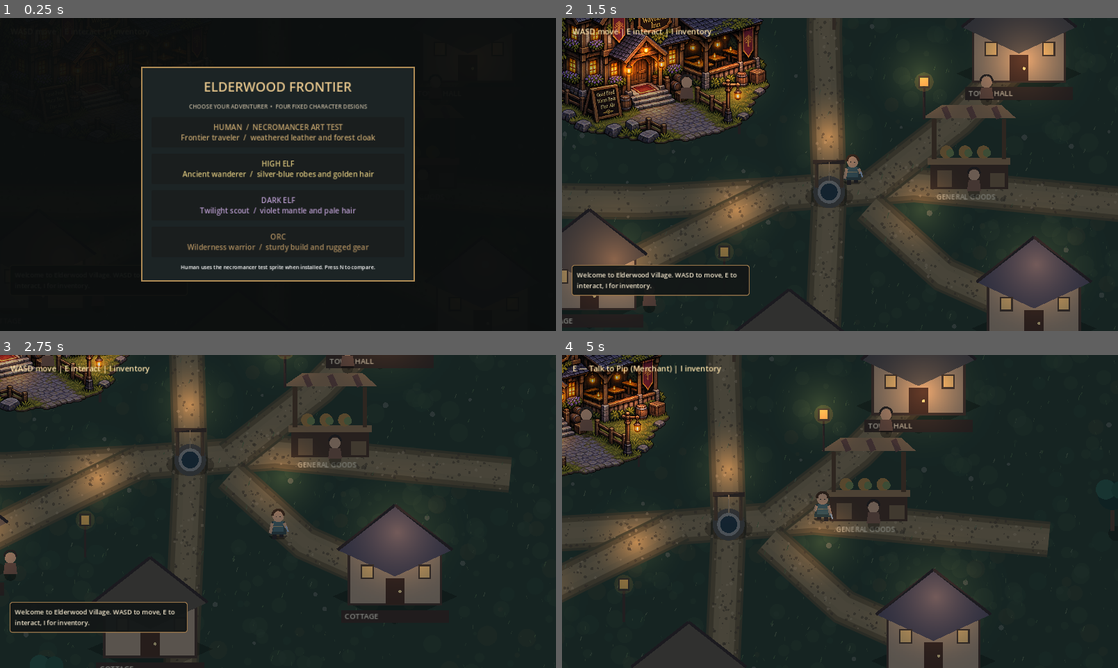
Above: before the commit, frames 1-4 (two rows, left to right).
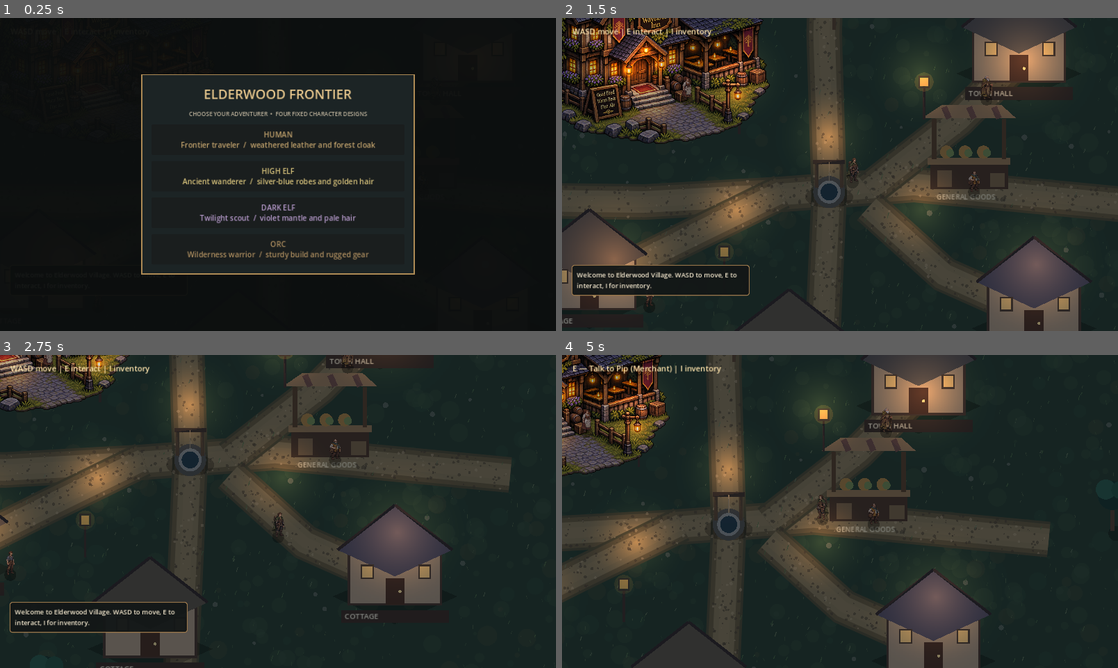
Above: after the commit, the same moments.

Repository: bhubler/elderwood-frontier-pc
Game: Godot game, scene res://scenes/world.tscn
Same seed, same stepped clock (60 frames per second), same inputs: the game is played once before the commit and once after it.
Inputs (mouse positions are in pixels of both pictures, inside the frame that each line leads up to):
- Up to frame 1 (0.25 s): no input
- Up to frame 2 (1.5 s): click (840, 133) at 0.5 s, where only the run before the commit has a clickable "HUMAN / NECROMANCER ART TEST …"; tap Enter at 1.25 s; hold D from 1.28 s (still down); tap N at 1.35 s
- Up to frame 3 (2.75 s): tap Space at 1.52, 2.27 s; release D at 2.03 s; hold S from 2.03 s (still down); tap Shift at 2.1 s
- Up to frame 4 (5 s): release S at 2.78 s; hold D 2.78-3.53 s; tap I at 2.85, 3.5 s; hold W 3.53-4.28 s; tap E at 3.6 s; tap Space at 3.77, 4.52 s; hold A from 4.28 s (still down); tap N at 4.35 s

The runs differ from the first frame. In frame 1, 6.1% of the frame differs, in the area x 25-75%, y 15-85%; in frame 2, 0.6%; in frame 3, 0.5%; in frame 4, 0.6%.

Commit message:
Add Elderwood Art sprites for playable races and villagers

Diff:
--- a/scripts/player.gd
+++ b/scripts/player.gd
@@ -18,6 +18,14 @@
 var attack_bonus := 0
 var defense_bonus := 1
 
+const RACE_ART := {
+    "Human": preload("res://art/characters/original/human.png"),
+    "Dark Elf": preload("res://art/characters/original/dark_elf.png"),
+}
+const RACE_ART_HEIGHT := 50.0
+const RACE_ART_FEET_Y := 18.0
+
+var race_sprite: Sprite2D
 var animated_sprite: Sprite2D
 var necromancer_sprite: Sprite2D
 var necromancer_appearance_enabled: bool = true
@@ -113,6 +121,10 @@
 func _ready() -> void:
     _load_character_animation()
     _load_necromancer_appearance()
+    race_sprite = Sprite2D.new()
+    race_sprite.name = "OriginalRaceArtwork"
+    race_sprite.texture_filter = CanvasItem.TEXTURE_FILTER_NEAREST
+    add_child(race_sprite)
     _refresh_character_appearance()
     _build_race_selection()
 
@@ -136,9 +148,24 @@
     var necromancer_active: bool = necromancer_sprite != null and race == "Human" and necromancer_appearance_enabled
     if necromancer_sprite != null:
         necromancer_sprite.visible = necromancer_active
+    var race_texture: Texture2D = RACE_ART.get(race)
+    race_sprite.texture = race_texture
+    race_sprite.visible = not necromancer_active and race_texture != null
+    if race_sprite.visible:
+        race_sprite.scale = Vector2.ONE * (RACE_ART_HEIGHT / race_texture.get_height())
+        race_sprite.position = Vector2(0, RACE_ART_FEET_Y - RACE_ART_HEIGHT / 2.0)
+        race_sprite.flip_h = facing.x < 0.0
     if animated_sprite != null:
-        animated_sprite.visible = not necromancer_active
+        animated_sprite.visible = not necromancer_active and not race_sprite.visible
     queue_redraw()
+
+func _animate_race_art(moving: bool) -> void:
+    if not race_sprite.visible:
+        return
+    var bob := absf(sin(stride)) * 2.0 if moving else 0.0
+    race_sprite.position.y = RACE_ART_FEET_Y - RACE_ART_HEIGHT / 2.0 - bob
+    if moving and absf(facing.x) > 0.15:
+        race_sprite.flip_h = facing.x < 0.0
 
 func _animate_necromancer(delta: float, moving: bool) -> void:
     if necromancer_sprite == null or not necromancer_sprite.visible:
@@ -209,14 +236,14 @@
     for race_name in RACES:
         var button := Button.new()
         button.custom_minimum_size = Vector2(0, 70)
-        var appearance_note: String = "  /  NECROMANCER ART TEST" if race_name == "Human" else ""
-        button.text = race_name.to_upper() + appearance_note + "\n" + descriptions[race_name]
+        button.text = race_name.to_upper() + "\n" + descriptions[race_name]
         button.add_theme_font_size_override("font_size", 17)
         button.add_theme_color_override("font_color", LOOKS[race_name]["trim"])
         button.pressed.connect(_choose_race.bind(race_name))
         column.add_child(button)
     var note := Label.new()
-    note.text = "Human uses the necromancer test sprite when installed. Press N to compare."
+    note.text = "Press N to switch between Human and necromancer artwork."
+    note.visible = necromancer_sprite != null
     note.horizontal_alignment = HORIZONTAL_ALIGNMENT_CENTER
     note.add_theme_font_size_override("font_size", 12)
     column.add_child(note)
@@ -249,10 +276,19 @@
     move_and_slide()
     if animated_sprite != null and animated_sprite.visible:
         _advance_animation(delta, moving, running)
+    _animate_race_art(moving)
     _animate_necromancer(delta, moving)
     queue_redraw()
 
 func _draw() -> void:
+    if race_sprite != null and race_sprite.visible:
+        draw_circle(Vector2(0, RACE_ART_FEET_Y - 2.0), 12.0, Color(0, 0, 0, 0.3))
+        if equipped_weapon == "rusty_sword":
+            var hand_side := -1.0 if race_sprite.flip_h else 1.0
+            var hand := Vector2(12.0 * hand_side, 3.0)
+            draw_line(hand, hand + Vector2(7.0 * hand_side, -25.0), Color("#c1c6c6"), 3.0)
+            draw_line(hand + Vector2(-4, -1), hand + Vector2(4, 1), Color("#7a5637"), 2.0)
+        return
     if (animated_sprite != null and animated_sprite.visible) or (necromancer_sprite != null and necromancer_sprite.visible):
         return
     var look: Dictionary = LOOKS[race]
--- a/scripts/village_npc.gd
+++ b/scripts/village_npc.gd
@@ -1,7 +1,29 @@
 extends Node2D
-## Small readable NPC marker until character sprites are selected.
+const ART := {
+    &"Mara": preload("res://art/characters/original/mara.png"),
+    &"Elden": preload("res://art/characters/original/elden.png"),
+    &"Pip": preload("res://art/characters/original/pip.png"),
+    &"Rowan": preload("res://art/characters/original/rowan.png"),
+}
+const HEIGHTS := {&"Mara": 45.0, &"Elden": 48.0, &"Pip": 42.0, &"Rowan": 48.0}
+
+func _ready() -> void:
+    var texture: Texture2D = ART.get(name)
+    if texture == null:
+        return
+    var sprite := Sprite2D.new()
+    sprite.name = "Artwork"
+    sprite.texture = texture
+    sprite.texture_filter = CanvasItem.TEXTURE_FILTER_NEAREST
+    var height: float = HEIGHTS[name]
+    sprite.scale = Vector2.ONE * (height / texture.get_height())
+    sprite.position = Vector2(0, 15.0 - height / 2.0)
+    add_child(sprite)
+
 func _draw() -> void:
     draw_ellipse_shadow()
+    if ART.has(name):
+        return
     draw_circle(Vector2(0, -19), 11.0, Color("#c99a71"))
     draw_colored_polygon(PackedVector2Array([Vector2(-11,-9),Vector2(11,-9),Vector2(14,13),Vector2(-14,13)]), Color("#805b46"))
     draw_arc(Vector2(0,-22),12.0,PI,TAU,16,Color("#302b27"),4.0)
Binary file added: art/characters/original/dark_elf.png
Not shown, added: art/characters/original/dark_elf.png.import
Binary file added: art/characters/original/elden.png
Not shown, added: art/characters/original/elden.png.import
Binary file added: art/characters/original/human.png
Not shown, added: art/characters/original/human.png.import
Binary file added: art/characters/original/mara.png
Not shown, added: art/characters/original/mara.png.import
Binary file added: art/characters/original/pip.png
Not shown, added: art/characters/original/pip.png.import
Binary file added: art/characters/original/rowan.png
Not shown, added: art/characters/original/rowan.png.import
